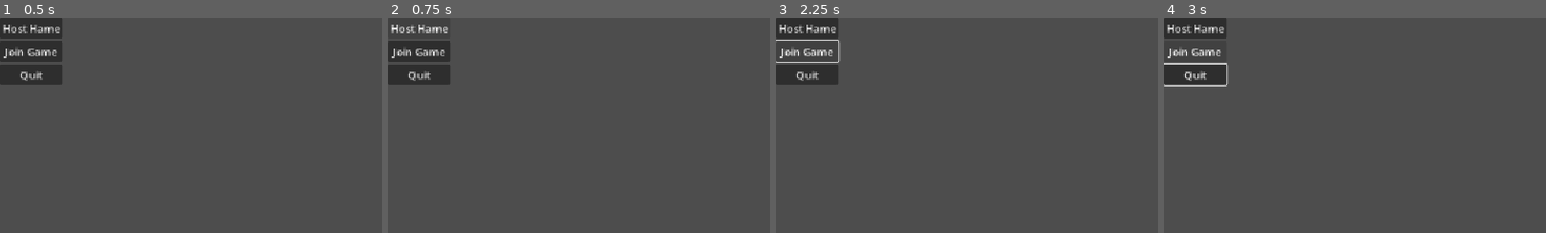
Above: before the commit, frames 1-4 (left to right).
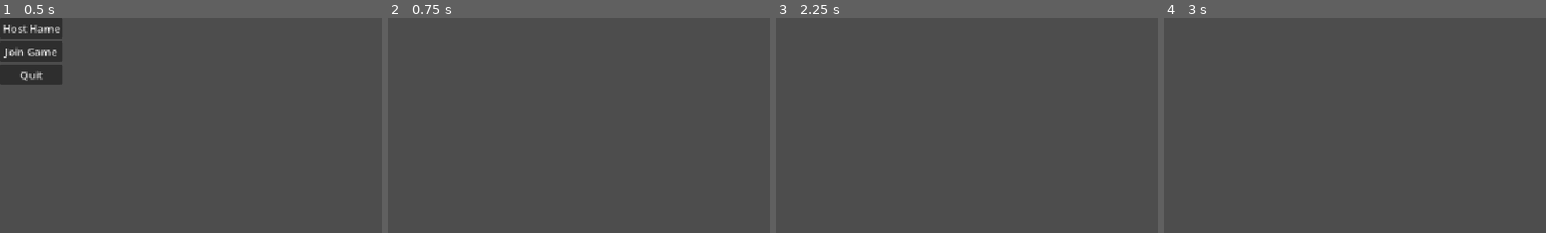
Above: after the commit, the same moments.

Repository: masterpoag/csci-4996a
Game: Godot game, scene res://scenes/Network_test.tscn
The game is run twice, just before and just after one commit, with the same random seed, the same clock (stepped at 60 frames per second) and the same inputs. Before the commit the project starts from res://Networking/scenes/menu.tscn. The engine's default icon, where the game draws it, is replaced by a stand-in: a white triangle on a blue panel in a dark square.
Inputs (mouse positions are % of the whole screen's width and height, from its top left):
- Up to frame 1 (0.5 s): no input
- Up to frame 2 (0.75 s): click "Host Hame" at 0.5 s
- Up to frame 3 (2.25 s): click (4, 8) at 1.25 s, where only the run before the commit has a clickable "Join Game"; hold Right (ui_right) from 2.03 s (still down)
- Up to frame 4 (3 s): release Right (ui_right) at 2.78 s; hold Down (ui_down) from 2.78 s (still down)
The pictures show only the part of the screen within x 0-50%, y 0-50%; the shares and areas given below are measured in that part.

Frame 1 is identical in both runs. In frame 2, 3.2% of the frame differs, in the area x 0-17%, y 3-32%; in frame 3, 3.3%; in frame 4, 3.4%, in the area x 0-17%, y 0-32%.

Commit message:
got basic connection, spawning, and moving working

Diff:
--- a/Menu.gd
+++ b/Menu.gd
@@ -2,13 +2,13 @@
 
 
 func _on_server_pressed() -> void:
+	self.hide()
 	NetworkHandler.start_server()
-	#get_tree().change_scene_to_file("res://server.tscn")
 
 
 func _on_client_pressed() -> void:
 	NetworkHandler.start_client()
-	#get_tree().change_scene_to_file("res://client.tscn")
+	self.hide()
 
 func _on_quit_pressed() -> void:
 	get_tree().quit()
--- a/Networking/globals/client_network_global.gd
+++ b/Networking/globals/client_network_global.gd
@@ -2,7 +2,7 @@
 
 signal handle_local_id_assignment(local_id: int)
 signal handle_remote_id_assignment(remote_id: int)
-signal handle_player_position(player_position: PacketBase)
+signal handle_player_position(player_position: PositionPacket)
 
 var id: int = -1
 var remote_ids: Array[int]
@@ -15,8 +15,8 @@
 	match packet_type:
 		PacketInfo.PACKET_TYPE.ID_ASSIGNMENT:
 			manage_ids(IDAssignment.create_from_data(data))
-		PacketInfo.PACKET_TYPE.TEMP:
-			handle_player_position.emit(PacketBase.create_from_data(data))
+		PacketInfo.PACKET_TYPE.POSITION:
+			handle_player_position.emit(PositionPacket.create_from_data(data))
 		_:
 			push_error("Packet type with index ",data[0], " Unhandled!")
 
--- a/Networking/globals/server_network_global.gd
+++ b/Networking/globals/server_network_global.gd
@@ -1,6 +1,6 @@
 extends Node
 
-signal handle_player_position(peer_id: int, player_position: PacketBase)
+signal handle_player_position(peer_id: int, player_position: PositionPacket)
 
 var peer_ids: Array[int]
 
@@ -11,7 +11,11 @@
 
 func on_peer_connected(peer_id: int) -> void:
 	peer_ids.append(peer_id)
-	IDAssignment.create(peer_id, peer_ids).broadcast(NetworkHandler.connection)
+	var peer: ENetPacketPeer = NetworkHandler.client_peers[peer_id]
+	IDAssignment.create(peer_id, peer_ids).send(peer)
+	for other_peer_id in peer_ids:
+		if other_peer_id == peer_id: continue
+		IDAssignment.create(peer_id, []).send(NetworkHandler.client_peers[other_peer_id])
 
 func on_peer_disconnected(peer_id: int) -> void:
 	peer_ids.erase(peer_id)
@@ -19,7 +23,7 @@
 func on_server_packet(peer_id: int, data: PackedByteArray) -> void:
 	var packet_type: int = data.decode_u8(0)
 	match packet_type:
-		PacketInfo.PACKET_TYPE.TEMP:
-			handle_player_position.emit(peer_id, PacketBase.create_from_data(data))
+		PacketInfo.PACKET_TYPE.POSITION:
+			handle_player_position.emit(peer_id, PositionPacket.create_from_data(data))
 		_:
 			push_error("Packet type with index ", data[0]," unhandled!")
--- a/Networking/scripts/network_handler.gd
+++ b/Networking/scripts/network_handler.gd
@@ -2,7 +2,7 @@
 
 # Server Vars
 var available_peer_ids: Array = range(255,-1,-1)
-var client_peers: Dictionary[int, ENetPacketPeer]
+var client_peers: Dictionary[int, ENetPacketPeer] = {}
 
 # Client Vars
 var server_peer: ENetPacketPeer
@@ -24,11 +24,13 @@
 
 
 # Server Func
-func start_server(ip_address: String = "192.168.1.115", port: int = 42069) -> void:
+func start_server(ip_address: String = "0.0.0.0", port: int = 42069) -> void:
 	connection = ENetConnection.new()
 	var error: Error = connection.create_host_bound(ip_address,port)
 	if error:
 		print("Server Failed to start: ", error_string(error))
+		connection = null
+		return
 	print("Server Started On: ",ip_address,":",port)
 	is_server = true
 
@@ -49,7 +51,7 @@
 
 
 # Client Func
-func start_client(ip_address: String = "192.168.1.115", port: int = 42069) -> void:
+func start_client(ip_address: String = "127.0.0.1", port: int = 42069) -> void:
 	connection = ENetConnection.new()
 	var error: Error = connection.create_host(1)
 	if error:
--- a/Networking/scripts/objects/basic_testing.gd
+++ b/Networking/scripts/objects/basic_testing.gd
@@ -17,16 +17,17 @@
 
 func _physics_process(delta: float) -> void:
 	if !is_authority: return
-	velocity = Input.get_vector("ui_left","ui_right","ui_up","ui_down")
+	velocity = Input.get_vector("ui_left","ui_right","ui_up","ui_down") * SPEED
+	print(global_position)
 	move_and_slide()
-	PacketBase.create(owner_id, global_position).send(NetworkHandler.server_peer)
+	PositionPacket.create(owner_id, global_position).send(NetworkHandler.server_peer)
 
-func server_handle_player_position(peer_id: int, player_position: PacketBase) -> void:
+func server_handle_player_position(peer_id: int, player_position: PositionPacket) -> void:
 	if owner_id != peer_id: return
 	global_position = player_position.pos
-	PacketBase.create(owner_id,global_position).broadcast(NetworkHandler.connection)
+	PositionPacket.create(owner_id,global_position).broadcast(NetworkHandler.connection)
 
-func client_handle_player_position(player_postition: PacketBase) -> void:
+func client_handle_player_position(player_postition: PositionPacket) -> void:
 	if is_authority || owner_id != player_postition.id: return
 
 	global_position = player_postition.pos
--- a/Networking/scripts/objects/network_player_spawner.gd
+++ b/Networking/scripts/objects/network_player_spawner.gd
@@ -2,16 +2,21 @@
 
 const NetworkPlayer = preload("res://scenes/basic_player.tscn")
 
-func _process(delta: float) -> void:
+var pending_player_ids: Dictionary[int, bool] = {}
+
+func _ready() -> void:
 	NetworkHandler.on_peer_connection.connect(spawn_player)
 	ClientNetworkGlobal.handle_local_id_assignment.connect(spawn_player)
 	ClientNetworkGlobal.handle_remote_id_assignment.connect(spawn_player)
 
 
 func spawn_player(id: int) -> void:
-	print("on_peer_connection ran")
+	var player_name := str(id)
+	if has_node(player_name) || pending_player_ids.has(id):
+		return
+	pending_player_ids[id] = true
 	var player = NetworkPlayer.instantiate()
-	print("adding player")
 	player.owner_id = id
-	player.name = str(id)
-	call_deferred("add_child",player)
+	player.name = player_name
+	add_child(player)
+	pending_player_ids.erase(id)
--- a/Networking/scripts/packets/id_assignment.gd
+++ b/Networking/scripts/packets/id_assignment.gd
@@ -24,3 +24,10 @@
 		var id: int = remoted_ids[i]
 		data.encode_u8(2+i, id)
 	return data
+
+func decode(data: PackedByteArray) -> void:
+	super.decode(data)
+	id = data.decode_u8(1)
+	remoted_ids.clear()
+	for index in range(2, data.size()):
+		remoted_ids.append(data.decode_u8(index))
--- a/Networking/scripts/packets/packet_info.gd
+++ b/Networking/scripts/packets/packet_info.gd
@@ -2,7 +2,7 @@
 
 enum PACKET_TYPE {
 	ID_ASSIGNMENT = 0,
-	TEMP = 10,
+	POSITION = 10,
 }
 
 var packet_type = PACKET_TYPE
--- a/Networking/scripts/packets/packet_base.gd
+++ b/Networking/scripts/packets/position_packet.gd
@@ -1,20 +1,19 @@
-class_name PacketBase extends PacketInfo
-# all PacketBase need to get replaced with what the packet is
+class_name PositionPacket extends PacketInfo
 
 var id: int
 var pos: Vector2 # This is the data that needs to get encoded and sent
 
-static func create (id: int, data: Vector2) -> PacketBase:
-	var info: PacketBase = PacketBase.new()
-	info.packet_type = PACKET_TYPE.TEMP #ENUM from res://Networking/scripts/packets/packet_info.gd
+static func create (id: int, data: Vector2) -> PositionPacket:
+	var info: PositionPacket = PositionPacket.new()
+	info.packet_type = PACKET_TYPE.POSITION
 	info.flag = ENetPacketPeer.FLAG_RELIABLE # TCP like
 #	info.flag = ENetPacketPeer.FLAG_UNSEQUENCED # UDP like
 	info.id = id
-	info.temp = data
+	info.pos = data
 	return info
 
-static func create_from_data(data: PackedByteArray) -> PacketBase:
-	var info: PacketBase = PacketBase.new()
+static func create_from_data(data: PackedByteArray) -> PositionPacket:
+	var info: PositionPacket = PositionPacket.new()
 	info.decode(data)
 	return info
 
@@ -28,5 +27,5 @@
 
 func decode(data: PackedByteArray) -> void:
 	super.decode(data)
-	id = data.decode_double(1)
+	id = data.decode_u8(1)
 	pos = Vector2(data.decode_float(2),data.decode_float(6))
--- a/project.godot
+++ b/project.godot
@@ -11,7 +11,7 @@
 [application]
 
 config/name="CSCI 4996A"
-run/main_scene="uid://syya0tao1s0g"
+run/main_scene="uid://c6e5mcdg12kj4"
 config/features=PackedStringArray("4.7", "GL Compatibility")
 config/icon="res://icon.svg"
 
Not shown, removed: Networking/scripts/packets/packet_base.gd.uid
Not shown, added: Networking/scripts/packets/position_packet.gd.uid
